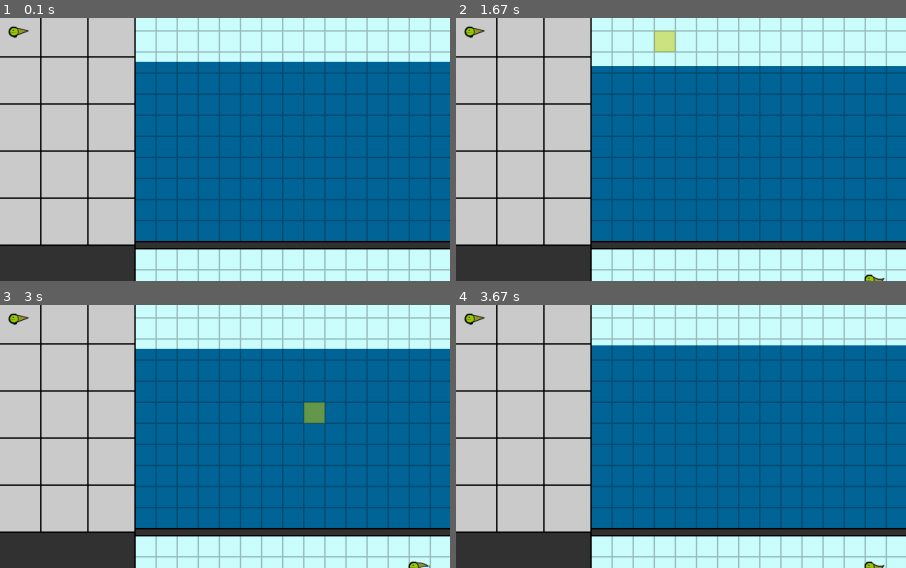
Above: before the commit, frames 1-4 (two rows, left to right).
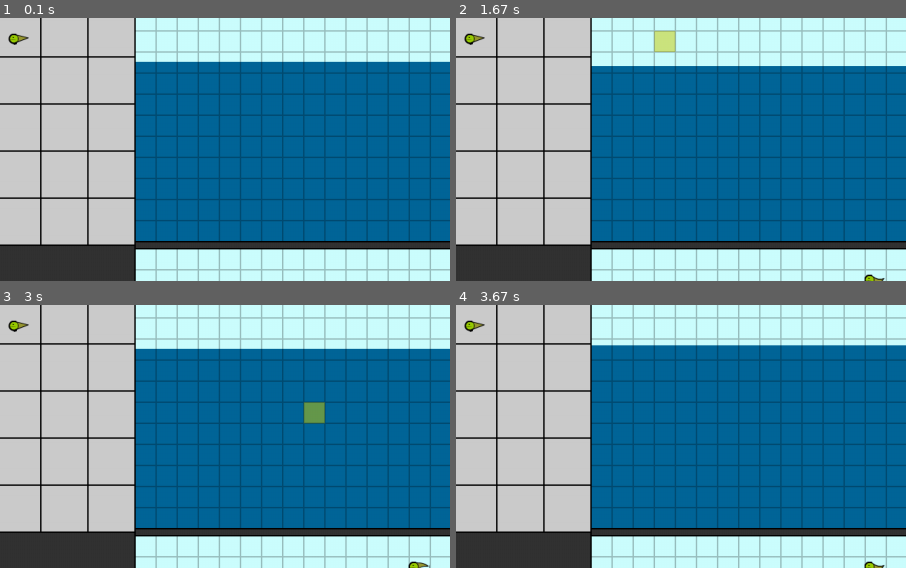
Above: after the commit, the same moments.

Repository: dannenberg/LIFDOFF
Game: pygame game, started from conquertheseas/src/main.py
Two runs of this game, one before a commit and one after it. Both use one fixed random seed, a clock stepped at 60 frames per second and the inputs below. The source is Python 2; it was converted automatically to run under Python 3.
Inputs (mouse positions are % of the whole screen's width and height, from its top left):
- Up to frame 1 (0.1 s): no input
- Up to frame 2 (1.67 s): click (46, 51) at 0.38 s; click (8, 96) at 0.72 s; click (19, 30) at 1.05 s; click (24, 7) at 1.38 s
- Up to frame 3 (3 s): click (52, 11) at 1.72 s; click (45, 74) at 2.05 s; click (47, 29) at 2.38 s; click (36, 25) at 2.72 s
- Up to frame 4 (3.67 s): click (76, 37) at 3.05 s; click (81, 44) at 3.38 s
The pictures show only the part of the screen within x 1-51%, y 3-53%; the shares and areas given below are measured in that part.

The runs differ from the first frame. In frame 1, 0.2% of the frame differs, in the area x 1-7%, y 3-11%; in frame 2, 0.2%; in frame 3, 0.2%; in frame 4, 0.2%.

Commit message:
removed a dangerous, hacky fix in gamescreen related to positioning"

Diff:
--- a/conquertheseas/src/screens/gamescreen.py
+++ b/conquertheseas/src/screens/gamescreen.py
@@ -14,7 +14,6 @@
         self.squaresize=30
         self.waterLevel=0
         self.waterRange=self.squaresize/4
-        self.MAINY= - 10
 
         self.enemies_img = pygame.image.load("../img/tadpole.png")
 
@@ -93,10 +92,10 @@
         pygame.draw.rect(self.enemyBoard.surface, Screen.color["water"], (0, modifier, 1050, 330 - modifier))
         pygame.draw.rect(self.myBoard.surface, Screen.color["water"], (0, modifier, 1050, 330 - modifier))
 
-        pygame.draw.rect(self.boardSansButtons, Screen.color["attackbut"], (0, 70, 201, 335))
+        pygame.draw.rect(self.boardSansButtons, Screen.color["attackbut"], (0, 60, 201, 335))
         for x in xrange(0, 201, 67):  # attacker list
-            pygame.draw.line(self.boardSansButtons, Screen.color["lines"], (x, 70), (x, 405), 2)
-        for x in xrange(70, 410, 67): # same but horiz
+            pygame.draw.line(self.boardSansButtons, Screen.color["lines"], (x, 60), (x, 395), 2)
+        for x in xrange(60, 400, 67): # same but horiz
             pygame.draw.line(self.boardSansButtons, Screen.color["lines"], (0, x), (201, x), 2)
         self.boardSansButtons.blit(self.enemies_img, (22,87), ((0,0),(30,30)))
 
@@ -109,18 +108,18 @@
                 self.myBoard.surface.blit(self.highlight, self.highlightSquare[0])
         self.enemyBoard.surface.blit(self.gridlines, (0, 0))
         self.myBoard.surface.blit(self.gridlines, (0, 0))
-        self.boardSansButtons.blit(self.enemyBoard.surface, (201, 70))
-        self.boardSansButtons.blit(self.myBoard.surface, (201, 410))
+        self.boardSansButtons.blit(self.enemyBoard.surface, (201, 60))
+        self.boardSansButtons.blit(self.myBoard.surface, (201, 400))
 
         # Game Borders vvv
-        pygame.draw.line(self.boardSansButtons, Screen.color["lines"], ( 201,  70), ( 201, 740), 2)  # side line
-        pygame.draw.line(self.boardSansButtons, Screen.color["lines"], (   0,  70), (1250,  70), 2)  # top line
-        pygame.draw.line(self.boardSansButtons, Screen.color["lines"], ( 201, 400), (1250, 400), 2)  # center line t
-        pygame.draw.line(self.boardSansButtons, Screen.color["lines"], (1250, 400), (1250,  70), 2)  # right line t
-        pygame.draw.line(self.boardSansButtons, Screen.color["lines"], (   0, 405), ( 201, 405), 2)  # center line c
-        pygame.draw.line(self.boardSansButtons, Screen.color["lines"], ( 201, 410), (1250, 410), 2)  # center line b
-        pygame.draw.line(self.boardSansButtons, Screen.color["lines"], (1250, 740), (1250, 410), 2)  # right line b
-        pygame.draw.line(self.boardSansButtons, Screen.color["lines"], (   0, 740), (1280, 740), 2)  # bottom line
+        pygame.draw.line(self.boardSansButtons, Screen.color["lines"], ( 201,  60), ( 201, 730), 2)  # side line
+        pygame.draw.line(self.boardSansButtons, Screen.color["lines"], (   0,  60), (1250,  60), 2)  # top line
+        pygame.draw.line(self.boardSansButtons, Screen.color["lines"], ( 201, 390), (1250, 390), 2)  # center line t
+        pygame.draw.line(self.boardSansButtons, Screen.color["lines"], (1250, 390), (1250,  60), 2)  # right line t
+        pygame.draw.line(self.boardSansButtons, Screen.color["lines"], (   0, 395), ( 201, 395), 2)  # center line c
+        pygame.draw.line(self.boardSansButtons, Screen.color["lines"], ( 201, 400), (1250, 400), 2)  # center line b
+        pygame.draw.line(self.boardSansButtons, Screen.color["lines"], (1250, 730), (1250, 400), 2)  # right line b
+        pygame.draw.line(self.boardSansButtons, Screen.color["lines"], (   0, 730), (1280, 730), 2)  # bottom line
 
-        screen.blit(self.boardSansButtons, (0, self.MAINY))
+        screen.blit(self.boardSansButtons, (0, 0))
         screen.blit(self.buttonBar, (0, 740))
